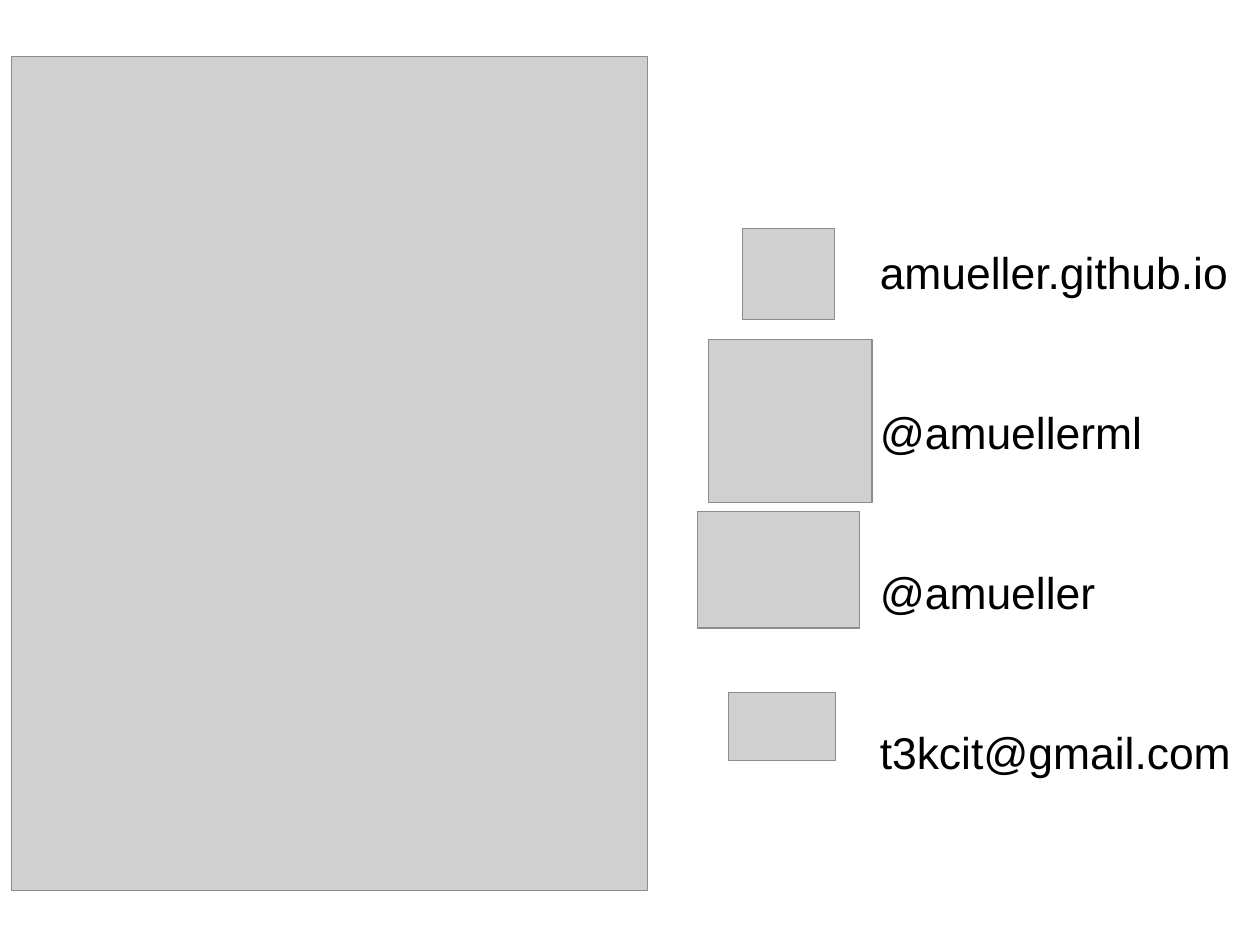
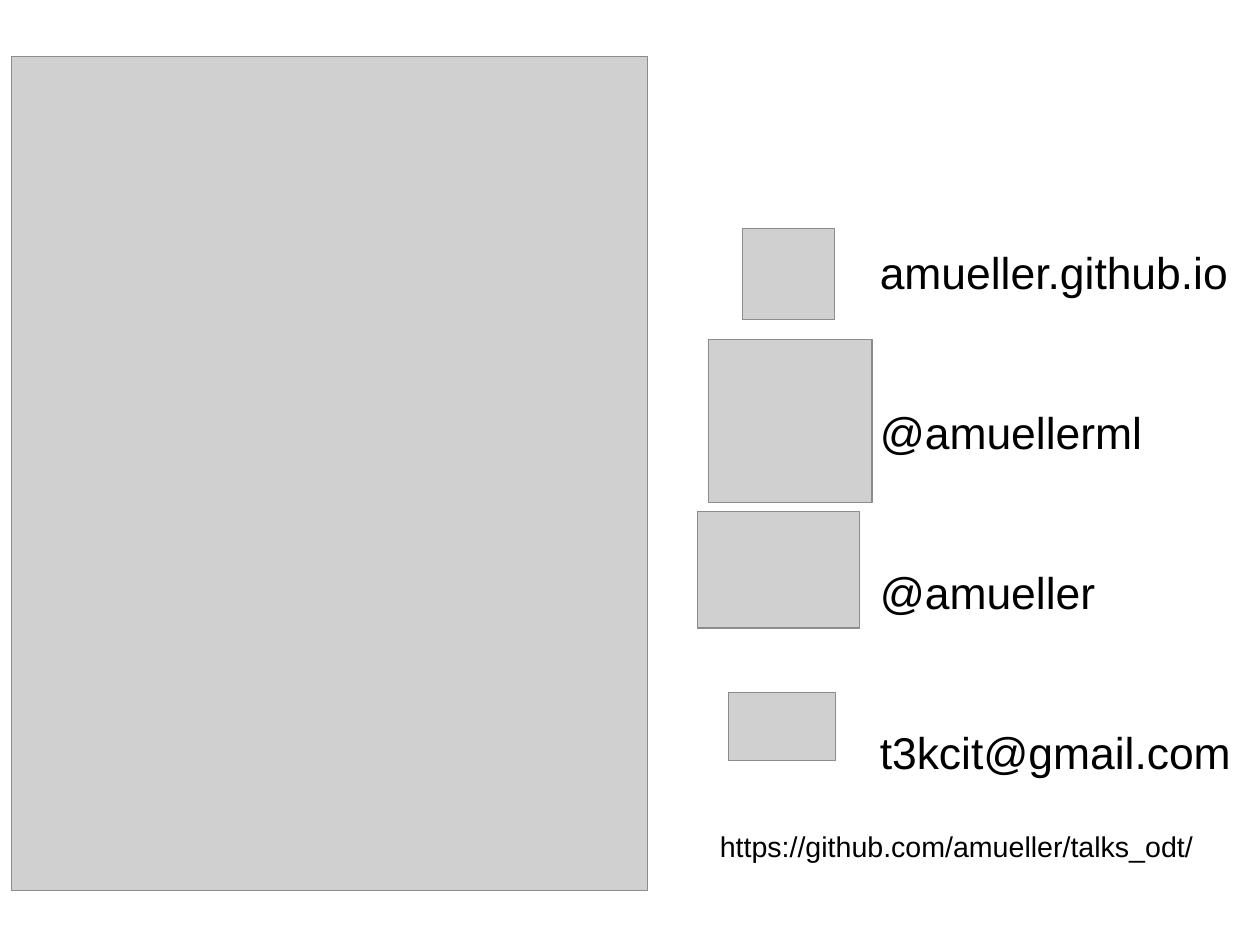
Before and after one commit to amueller/talks_odt, a slide deck: slide 45 of 2017/promises_and_perils_pyparis.odp (slide 42 before the commit). Drawn at 1260x945 pixels with LibreOffice and Linux fonts; fonts in the diff are those of the drawing; grey boxes stand for pictures. Boxes give left, top, right and bottom in pixels: in the first picture for what was removed or moved away, otherwise in the second. Text is boxed around its words. In the diff, an @@ line names an element or a change of style, - is before the commit and + after.

```diff
--- a/2017/promises_and_perils_pyparis.odp
+++ b/2017/promises_and_perils_pyparis.odp
@@ text added at <box>720,836,1193,862</box>, 18 pt, text #000000 @@
+https://github.com/amueller/talks_odt/
```
Also in this commit, not shown: 4 slides added, 1 slide removed.
